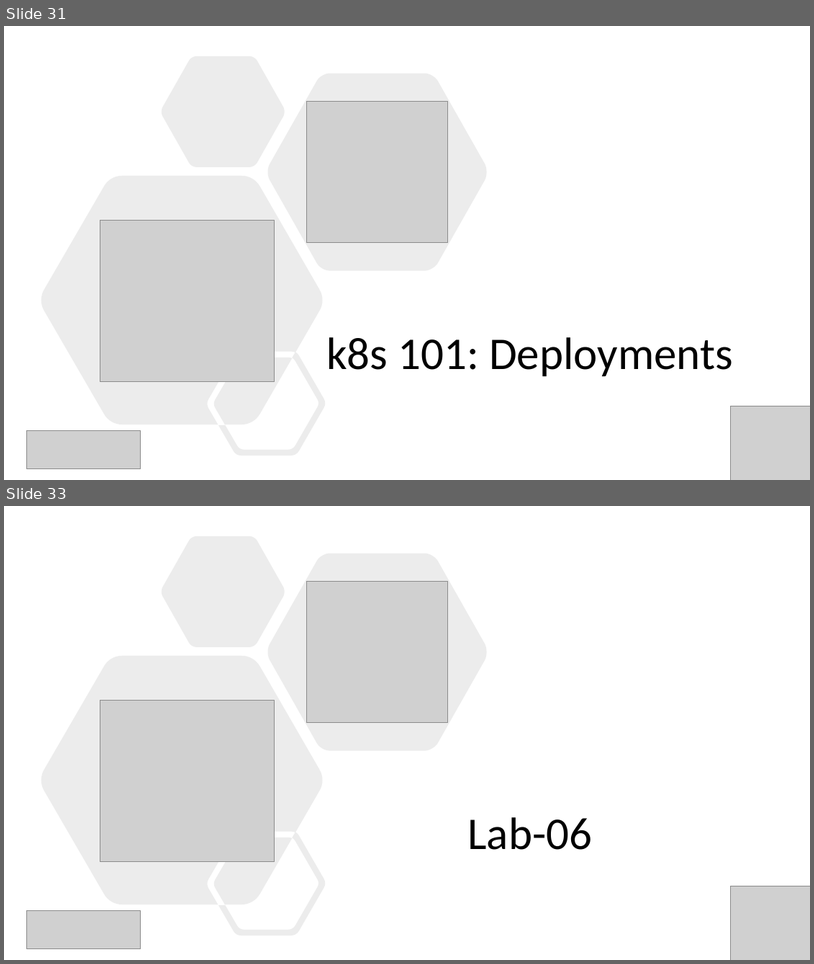
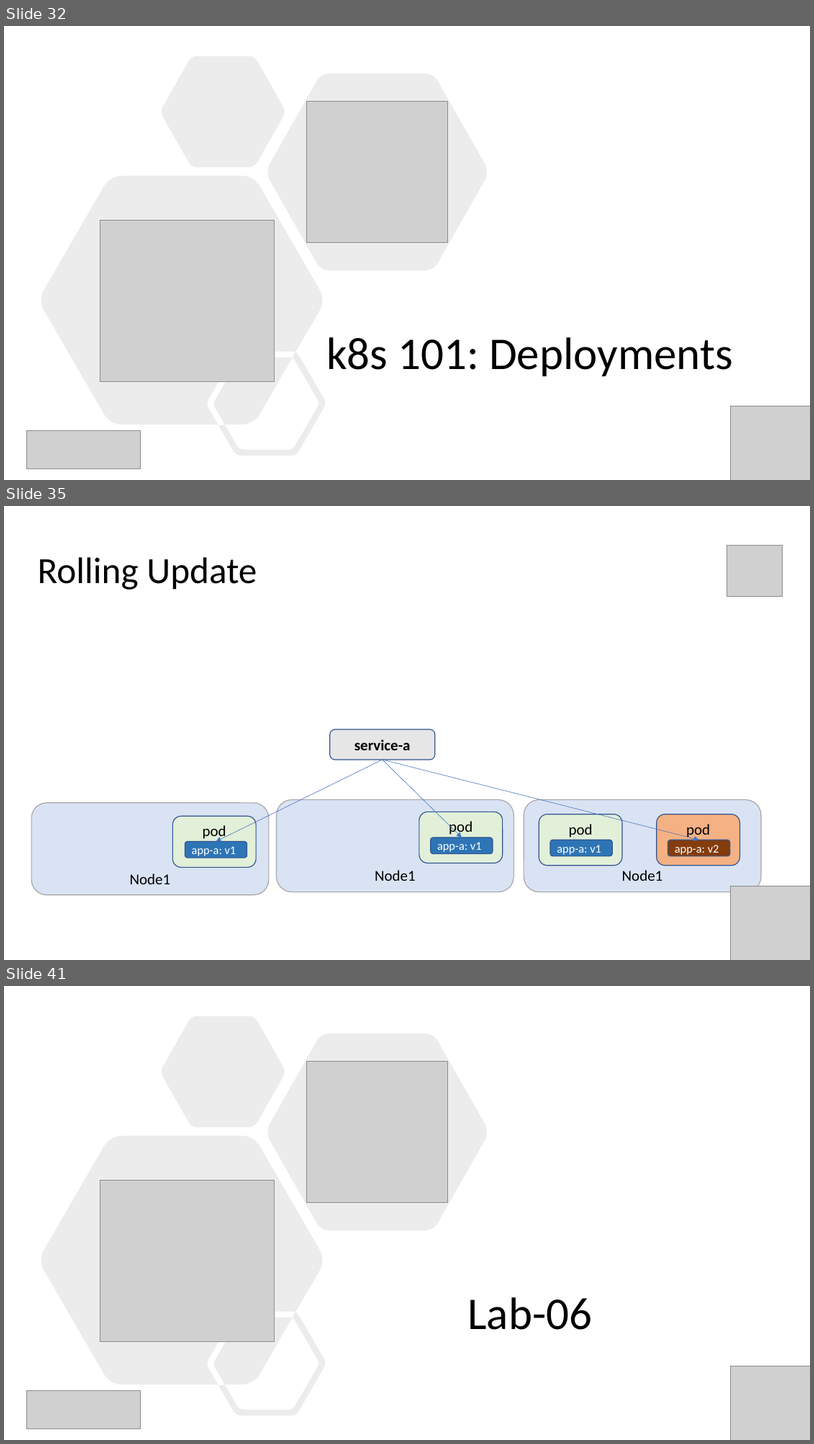
Before and after one commit to evgenyb/aks-workshops, a slide deck: 01-aks-and-k8s-101/slides/Introduction to AKS.pptx. Shown one above the other, each under a label of ours: slides 31 and 33 before the commit, slides 32, 35 and 41 after it; the slides between them are not shown. The pictures are 814x964 and 814x1444 pixels, drawn with LibreOffice and Linux fonts; fonts in the diff are those of the drawing; grey boxes stand for pictures. Boxes give left, top, right and bottom in pixels: in the first picture for what was removed or moved away, otherwise in the second. Text is boxed around its words. In the diff, an @@ line names an element or a change of style, - is before the commit and + after.

```diff
--- a/01-aks-and-k8s-101/slides/Introduction to AKS.pptx
+++ b/01-aks-and-k8s-101/slides/Introduction to AKS.pptx
@@ slide 35 added at [4, 506, 810, 960], background #FFFFFF @@
@@ picture added at [728, 546, 783, 597] @@
@@ title added at [38, 557, 257, 590], 44 pt, text #000000 @@
+Rolling Update
@@ rounded rectangle added at [330, 729, 435, 759], fill #E7E6E6, outline #325491 1 pt, 18 pt, text #000000, bold @@
+service-a
@@ arrow added from (383, 759) to (216, 841), #4472C4 0.5 pt @@
@@ arrow added from (383, 759) to (462, 837), #4472C4 0.5 pt @@
@@ arrow added from (383, 759) to (700, 840), #4472C4 0.5 pt @@
@@ rounded rectangle added at [31, 803, 269, 894], fill #DAE3F3, outline #A5A5A5 1 pt, 18 pt, text #000000 @@
+Node1
@@ rounded rectangle added at [277, 800, 514, 891], fill #DAE3F3, outline #A5A5A5 1 pt, 18 pt, text #000000 @@
+Node1
@@ rounded rectangle added at [525, 800, 762, 891], fill #DAE3F3, outline #A5A5A5 1 pt, 18 pt, text #000000 @@
+Node1
@@ rounded rectangle added at [172, 816, 256, 867], fill #E2F0D9, outline #325491 1 pt, 18 pt, text #000000 @@
+pod
@@ rounded rectangle added at [419, 811, 503, 863], fill #E2F0D9, outline #325491 1 pt, 18 pt, text #000000 @@
+pod
@@ rounded rectangle added at [540, 814, 623, 865], fill #E2F0D9, outline #325491 1 pt, 18 pt, text #000000 @@
+pod
@@ rounded rectangle added at [657, 814, 741, 865], fill #F4B183, outline #325491 1 pt, 18 pt, text #000000 @@
+pod
@@ rounded rectangle added at [185, 841, 247, 857], fill #2E75B6, outline #325491 1 pt, 14 pt, text #FFFFFF @@
+app-a: v1
@@ rounded rectangle added at [431, 837, 494, 854], fill #2E75B6, outline #325491 1 pt, 14 pt, text #FFFFFF @@
+app-a: v1
@@ rounded rectangle added at [551, 840, 613, 856], fill #2E75B6, outline #325491 1 pt, 14 pt, text #FFFFFF @@
+app-a: v1
@@ rounded rectangle added at [669, 840, 730, 856], fill #843C0B, outline #325491 1 pt, 14 pt, text #FFFFFF @@
+app-a: v2
@@ picture added at [731, 885, 810, 960] @@
@@ what was slide 31 is now slide 32 @@
@@ what was slide 33 is now slide 41 @@
```
Also in this commit, not shown: 9 other slides added, 1 slide removed, 2 other files.
